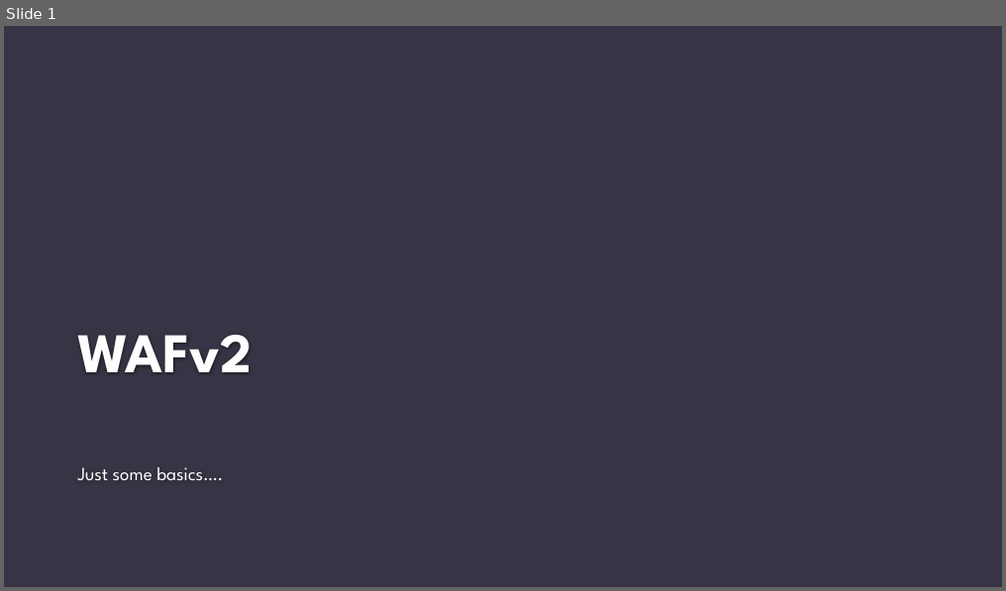
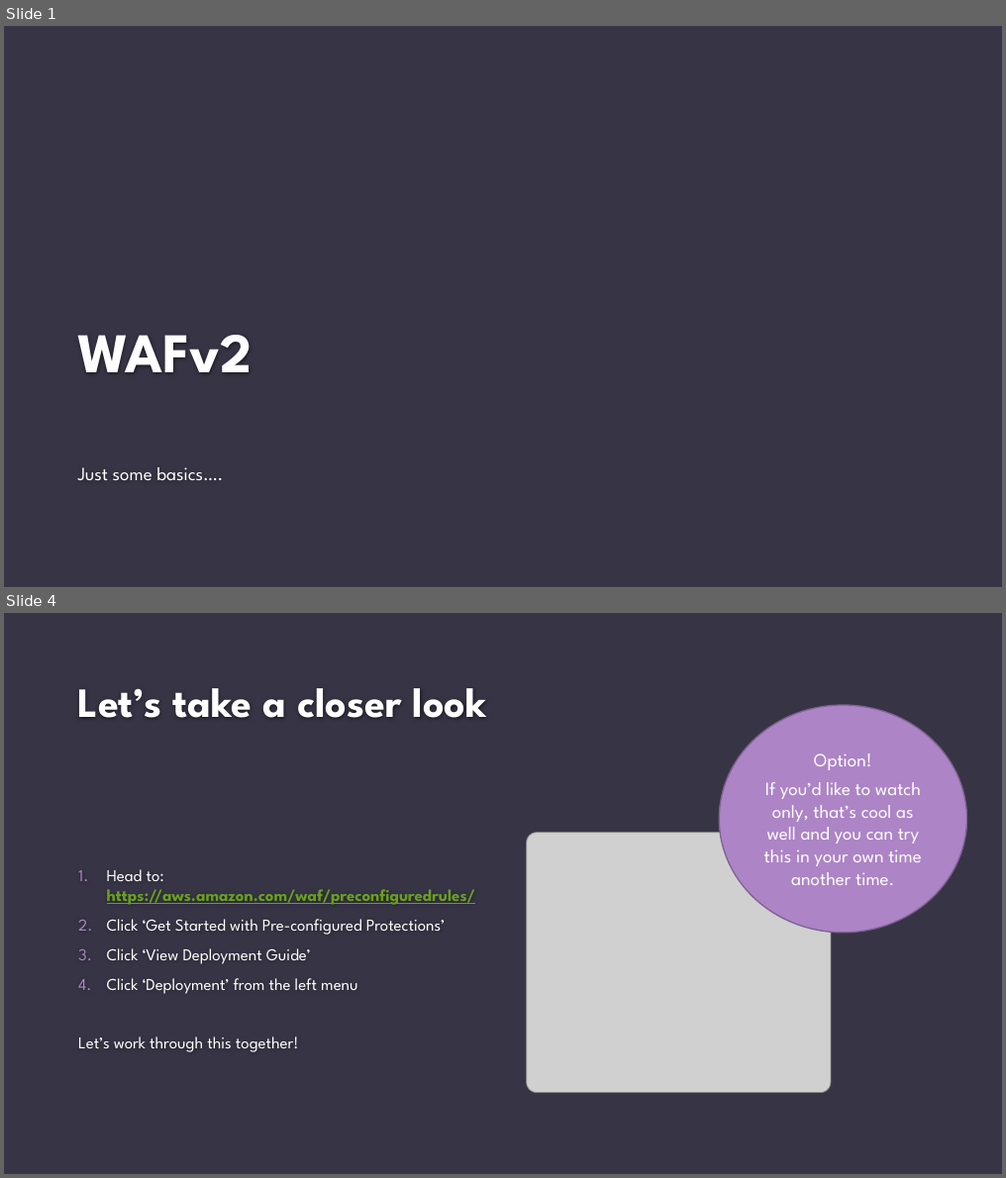
Before and after one commit to francalovescakes/cloud-network-security, a slide deck: waf.pptx. Shown one above the other, each under a label of ours: slide 1 before the commit, slides 1 and 4 after it; the slides between them are not shown. The pictures are 1006x591 and 1006x1178 pixels, drawn with LibreOffice and Linux fonts; fonts in the diff are those of the drawing; grey boxes stand for pictures; background and template pictures are left out. Boxes give left, top, right and bottom in pixels: in the first picture for what was removed or moved away, otherwise in the second. Text is boxed around its words. In the diff, an @@ line names an element or a change of style, - is before the commit and + after.

```diff
--- a/waf.pptx
+++ b/waf.pptx
@@ slide 4 added at [4,613,1002,1174], background #373545 @@
@@ title added at [78,688,487,718], 40 pt, text #FEFEFE, bold @@
+Let’s take a closer look
@@ ellipse added at [719,705,966,933], fill #AD84C6, outline #806292 1.25 pt, 18 pt, text #FFFFFF @@
+Option!
+If you’d like to watch only, that’s cool as well and you can try this in your own time another time.
@@ picture added at [527,833,831,1093] @@
@@ text added at [78,869,475,1053], 16 pt, text #FFFFFF @@
+1. Head to: https://aws.amazon.com/waf/preconfiguredrules/
+2. Click ‘Get Started with Pre-configured Protections’
+3. Click ‘View Deployment Guide’
+4. Click ‘Deployment’ from the left menu
+Let’s work through this together!
```
Also in this commit, not shown: 2 slides changed, 1 other slide added, 37 other files.
